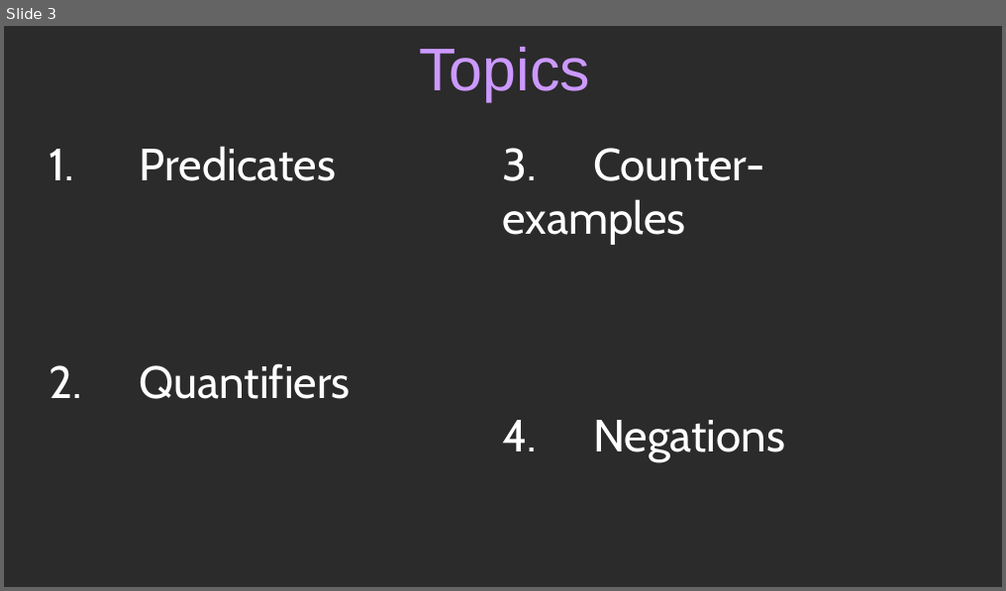
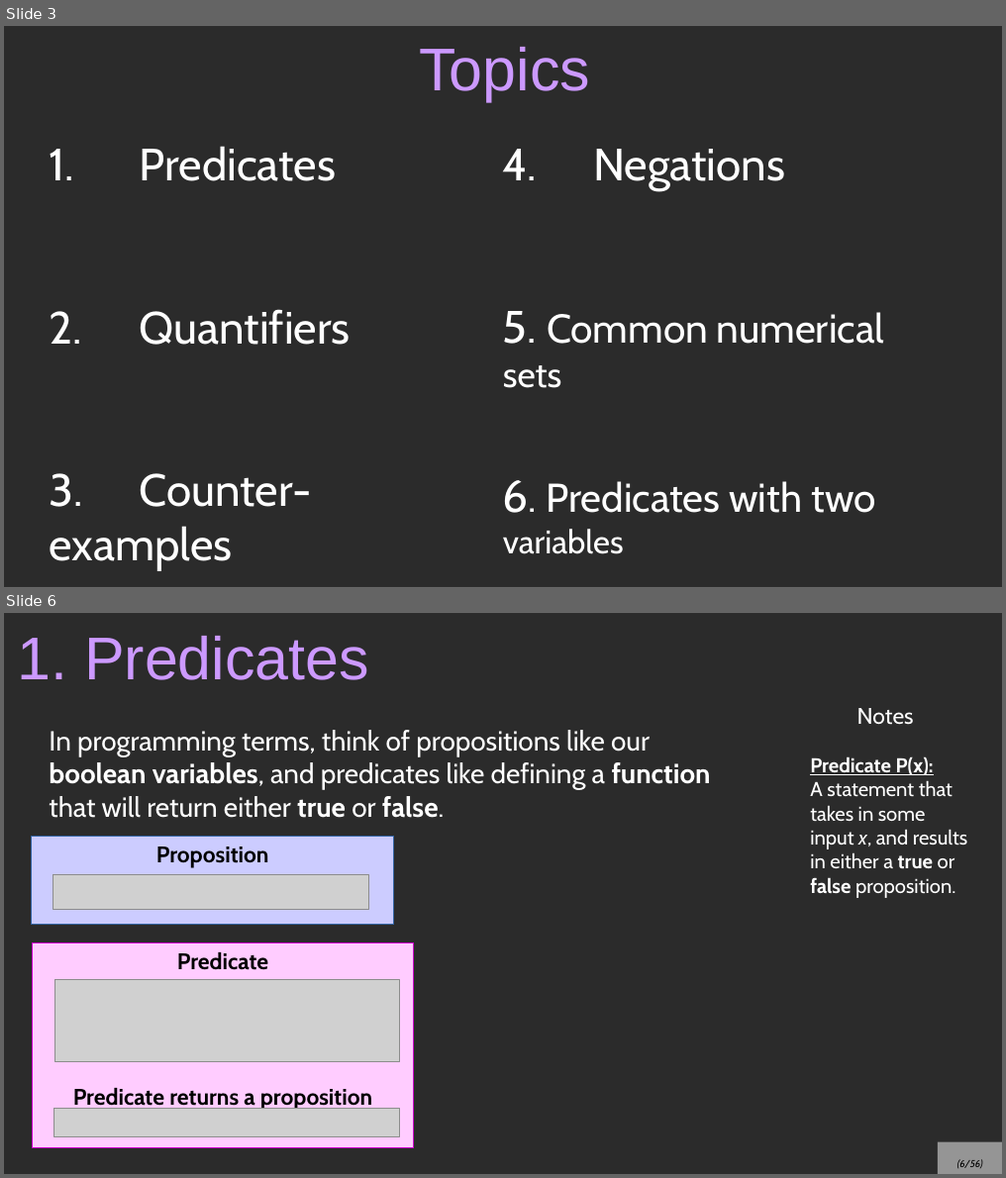
Before and after one commit to nguyenchithien/CS210-Discrete-Structures, a slide deck: Lectures/4_Predicates.odp. Shown one above the other, each under a label of ours: slide 3 before the commit, slides 3 and 6 after it; the slides between them are not shown. The pictures are 1006x591 and 1006x1178 pixels, drawn with LibreOffice and Linux fonts; fonts in the diff are those of the drawing; grey boxes stand for pictures; background and template pictures are left out; a plain dark background stands for a picture behind light text. Boxes give left, top, right and bottom in pixels: in the first picture for what was removed or moved away, otherwise in the second. Text is boxed around its words. In the diff, an @@ line names an element or a change of style, - is before the commit and + after.

Commit message:
Lecture about predicates done

```diff
--- a/Lectures/4_Predicates.odp
+++ b/Lectures/4_Predicates.odp
@@ slide 6 added at [4,613,1002,1174], background picture (left out) @@
@@ title added at [18,636,369,680], 48 pt, text #CC99FF @@
+1. Predicates
@@ text added at [49,730,711,818], 22 pt, text #FFFFFF @@
+In programming terms, think of propositions like our boolean variables, and predicates like defining a function that will return either true or false.
@@ text added at [857,708,914,725], 18 pt, text #FFFFFF @@
+Notes
@@ text added at [810,757,968,898], 16 pt, text #FFFFFF @@
+Predicate P(x):
+A statement that takes in some input x, and results in either a true or false proposition.
@@ rectangle added at [32,836,394,925], fill #CCCCFF, outline #3465A4 0 pt, 18 pt, text #000000, bold @@
+Proposition
@@ picture added at [53,875,369,911] @@
@@ rectangle added at [32,943,413,1149], fill #FFCCFF, outline #CC00CC 0 pt, 18 pt, text #000000, bold @@
+Predicate
+Predicate returns a proposition
@@ picture added at [54,979,400,1062] @@
@@ picture added at [54,1109,400,1138] @@
@@ page number added at [938,1143,1002,1174], fill #FFFFFF at 50% opacity, 8 pt, text #000000, italic @@
+(6/56)
@@ slide 3 changed as well @@
@@ text at [503,148,764,245]: paragraph removed @@
-3. Counter-examples
@@ text at [503,311,885,555]: paragraphs added @@
+5. Common numerical sets
+6. Predicates with two variables
@@ text at [49,473,311,571]: paragraph added @@
+3. Counter-examples
```
Also in this commit, not shown: 1 other slide changed, 53 other slides added, 3 slides removed, 1 other file.
